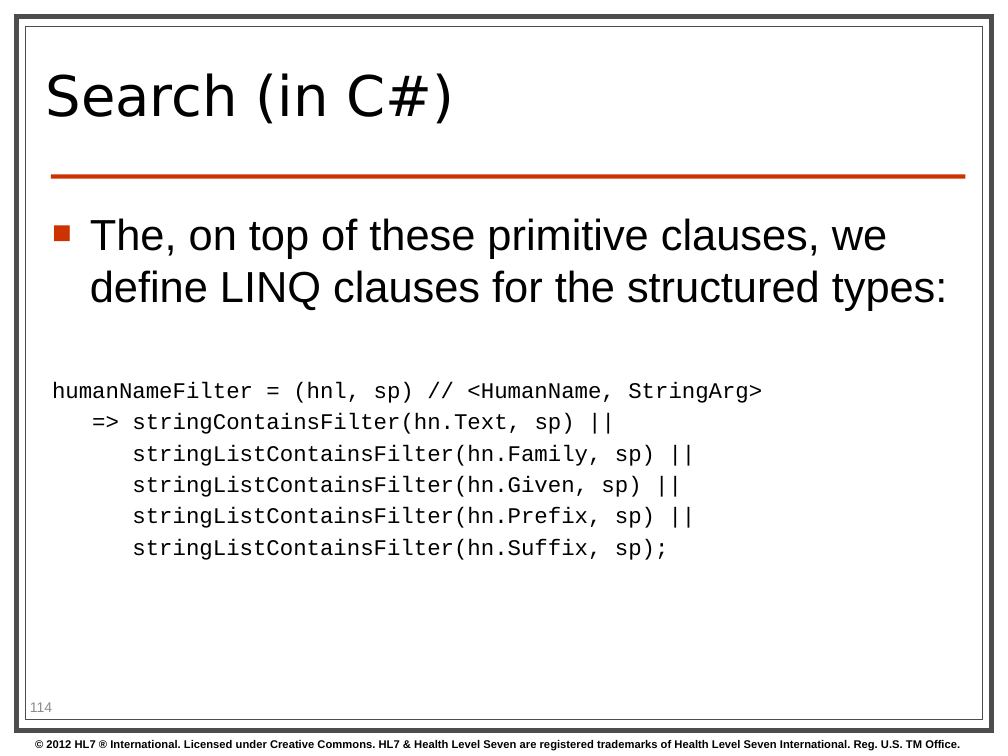
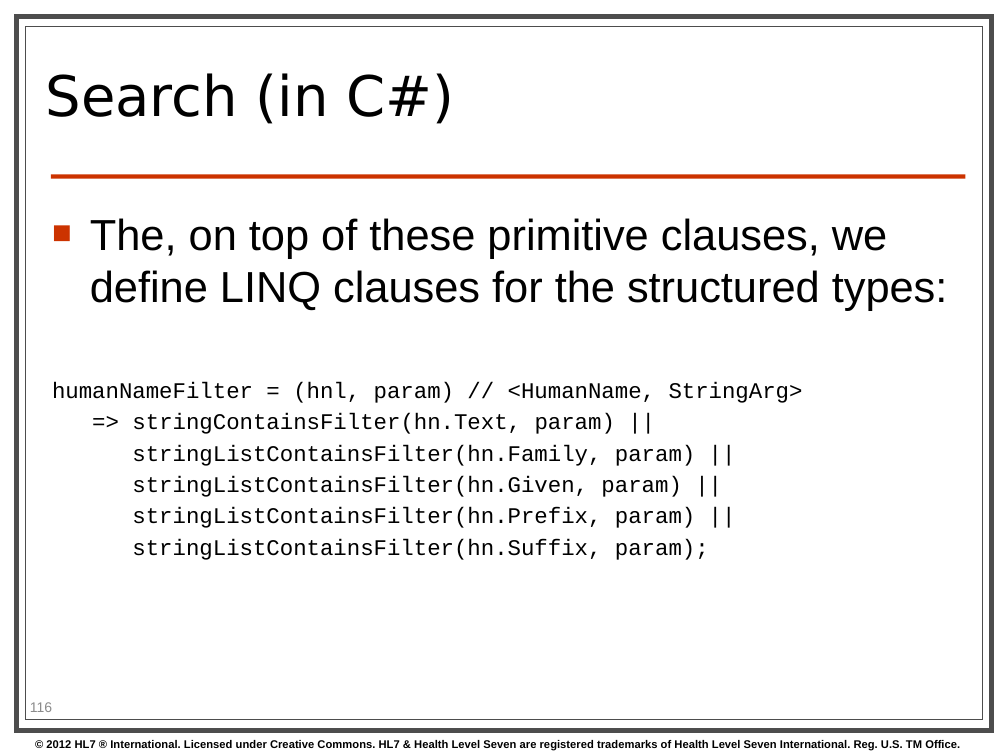
Before and after one commit to vista-novo/fhir, a slide deck: slide 116 of presentations/2013-05 Tutorials/201305 - Atlanta - FhirForDevelopersWGMTutorial.pptx (slide 114 before the commit). Drawn at 1008x756 pixels with LibreOffice and Linux fonts; fonts in the diff are those of the drawing; background and template pictures are left out. Boxes give left, top, right and bottom in pixels: in the first picture for what was removed or moved away, otherwise in the second. Text is boxed around its words. In the diff, an @@ line names an element or a change of style, - is before the commit and + after.

```diff
--- a/presentations/2013-05 Tutorials/201305 - Atlanta - FhirForDevelopersWGMTutorial.pptx
+++ b/presentations/2013-05 Tutorials/201305 - Atlanta - FhirForDevelopersWGMTutorial.pptx
@@ text at [52,382,803,560]: text changed @@
-humanNameFilter = (hnl, sp) // <HumanName, StringArg>
-=> stringContainsFilter(hn.Text, sp) ||
-stringListContainsFilter(hn.Family, sp) ||
-stringListContainsFilter(hn.Given, sp) ||
-stringListContainsFilter(hn.Prefix, sp) ||
-stringListContainsFilter(hn.Suffix, sp);
+humanNameFilter = (hnl, param) // <HumanName, StringArg>
+=> stringContainsFilter(hn.Text, param) ||
+stringListContainsFilter(hn.Family, param) ||
+stringListContainsFilter(hn.Given, param) ||
+stringListContainsFilter(hn.Prefix, param) ||
+stringListContainsFilter(hn.Suffix, param);
@@ page number at [30,702,52,712]: text changed @@
-114
+116
```
Also in this commit, not shown: 14 other slides changed, 4 slides added, 1 slide removed.
